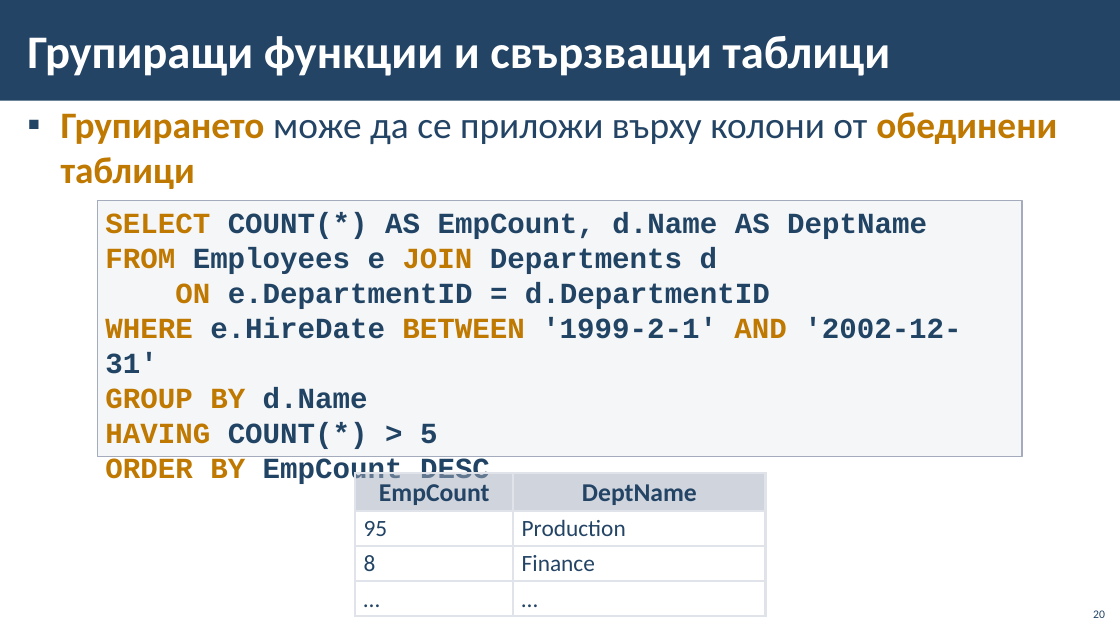
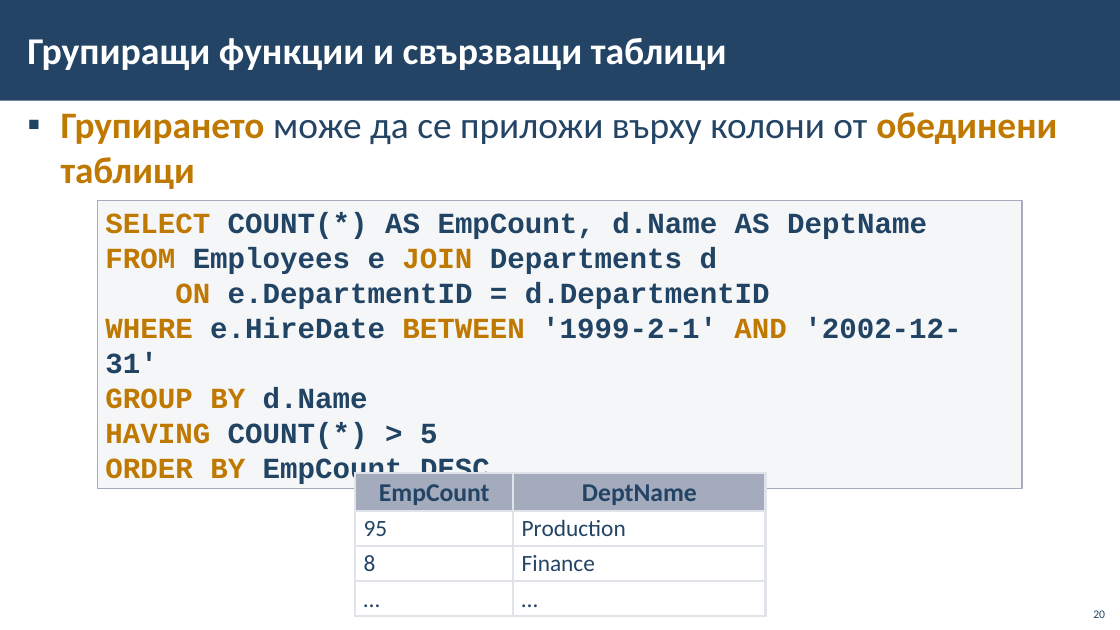
Before and after one commit to Ghostdog02/MSSQL, a slide deck: slide 20 of Theory/11-Group-and-Aggregate-Functions/11-Group-and-Aggregate-Functions.pptx. Drawn at 1120x630 pixels with LibreOffice and Linux fonts; fonts in the diff are those of the drawing; background and template pictures are left out. Boxes give left, top, right and bottom in pixels: in the first picture for what was removed or moved away, otherwise in the second. Text is boxed around its words. In the diff, an @@ line names an element or a change of style, - is before the commit and + after.

```diff
--- a/Theory/11-Group-and-Aggregate-Functions/11-Group-and-Aggregate-Functions.pptx
+++ b/Theory/11-Group-and-Aggregate-Functions/11-Group-and-Aggregate-Functions.pptx
@@ title "Групиращи функции и свързващи таблици" at [27, 38, 727, 70]: size 40 to 32.4 pt @@
@@ rectangle "SELECT COUNT(*) AS EmpCount, d.Name ...": place and size @@
-rectangle "SELECT COUNT(*) AS EmpCount, d.Name ..." at [97, 201, 1023, 457]
+rectangle "SELECT COUNT(*) AS EmpCount, d.Name ..." at [97, 201, 1023, 489]
@@ table at [355, 474, 765, 617] @@
@@ fill #A3ABBC at 50% opacity to #A3ABBC in row 1 @@
@@ borders changed @@
```
Also in this commit, not shown: 19 other slides changed, 6 other files.
